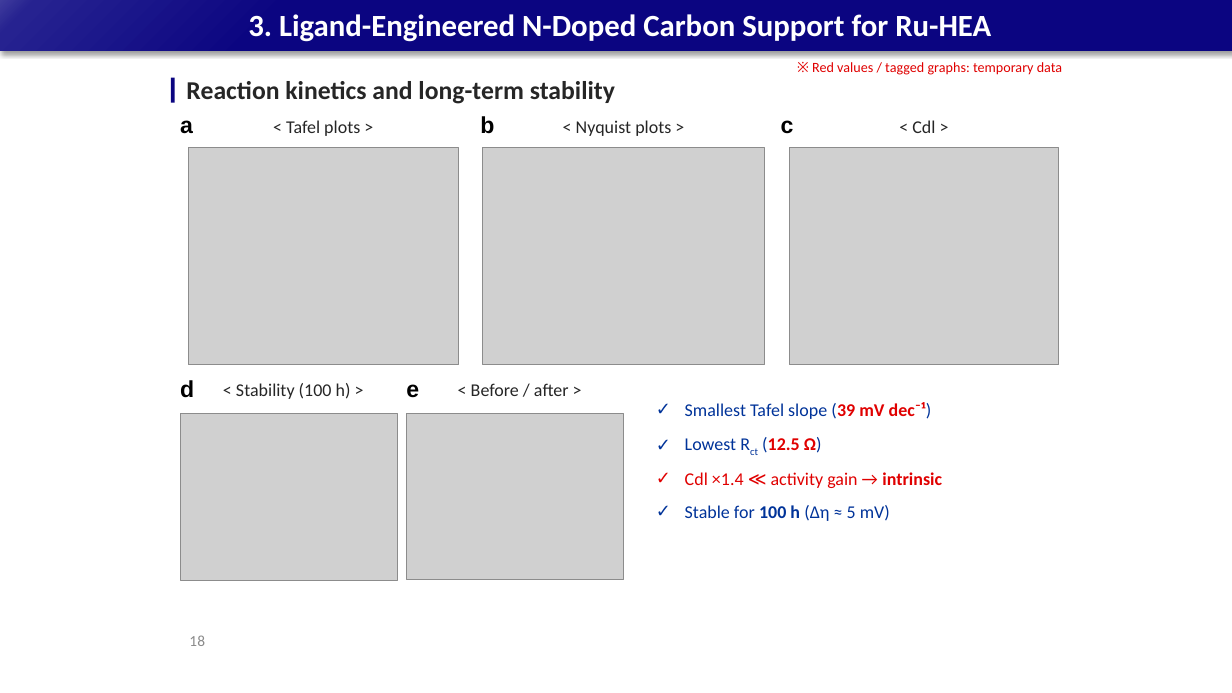
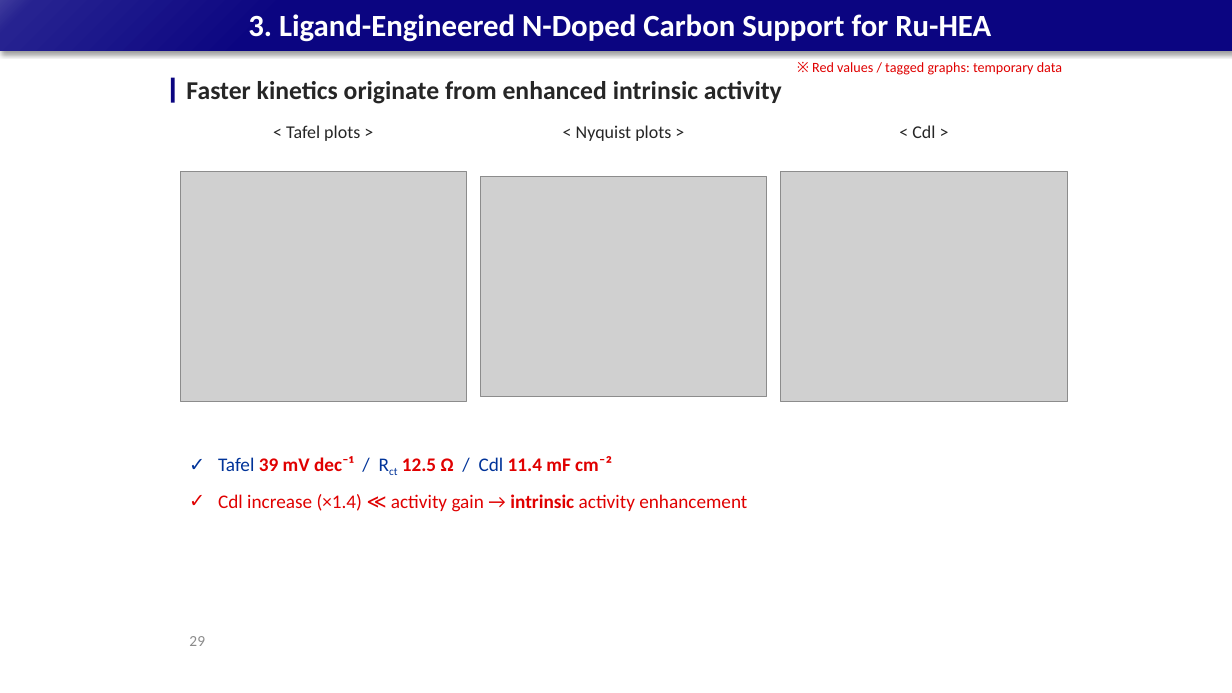
Before and after one commit to limsj0204/letter, a slide deck: slide 29 of 학위논문_디펜스_발표자료.pptx (slide 18 before the commit). Drawn at 1232x693 pixels with LibreOffice and Linux fonts; fonts in the diff are those of the drawing; grey boxes stand for pictures. Boxes give left, top, right and bottom in pixels: in the first picture for what was removed or moved away, otherwise in the second. Text is boxed around its words. In the diff, an @@ line names an element or a change of style, - is before the commit and + after.

```diff
--- a/학위논문_디펜스_발표자료.pptx
+++ b/학위논문_디펜스_발표자료.pptx
@@ text at [186, 81, 782, 104]: text changed @@
-Reaction kinetics and long-term stability
+Faster kinetics originate from enhanced intrinsic activity
@@ text removed at [480, 116, 494, 134] @@
-b
@@ 3 texts: place and size @@
-3 texts at [286, 120, 935, 136]
+3 texts at [286, 125, 935, 141]
@@ text removed at [180, 120, 193, 134] @@
-a
@@ text removed at [781, 120, 794, 134] @@
-c
@@ picture: place and size @@
-picture at [189, 148, 459, 365]
+picture at [180, 172, 467, 402]
@@ picture: place and size @@
-picture at [482, 148, 764, 365]
+picture at [481, 177, 767, 397]
@@ picture: place and size @@
-picture at [789, 148, 1059, 365]
+picture at [781, 171, 1067, 402]
@@ text removed at [180, 380, 194, 398] @@
-d
@@ text removed at [236, 383, 351, 399] @@
-< Stability (100 h) >
@@ text removed at [406, 384, 419, 398] @@
-e
@@ text removed at [471, 383, 569, 396] @@
-< Before / after >
@@ picture removed at [180, 413, 397, 580] @@
@@ picture removed at [407, 413, 624, 579] @@
@@ text at [218, 456, 747, 512]: text changed; size 14 to 15 pt; text colour #003399 to #E00000 @@
-✓ Smallest Tafel slope (39 mV dec⁻¹)
-✓ Lowest Rct (12.5 Ω)
-✓ Cdl ×1.4 ≪ activity gain → intrinsic
-✓ Stable for 100 h (Δη ≈ 5 mV)
+✓ Tafel 39 mV dec⁻¹ / Rct 12.5 Ω / Cdl 11.4 mF cm⁻²
+✓ Cdl increase (×1.4) ≪ activity gain → intrinsic activity enhancement
@@ page number at [189, 636, 205, 646]: text changed @@
-18
+29
```
Also in this commit, not shown: 8 other slides changed, 14 slides added, 2 slides removed.
